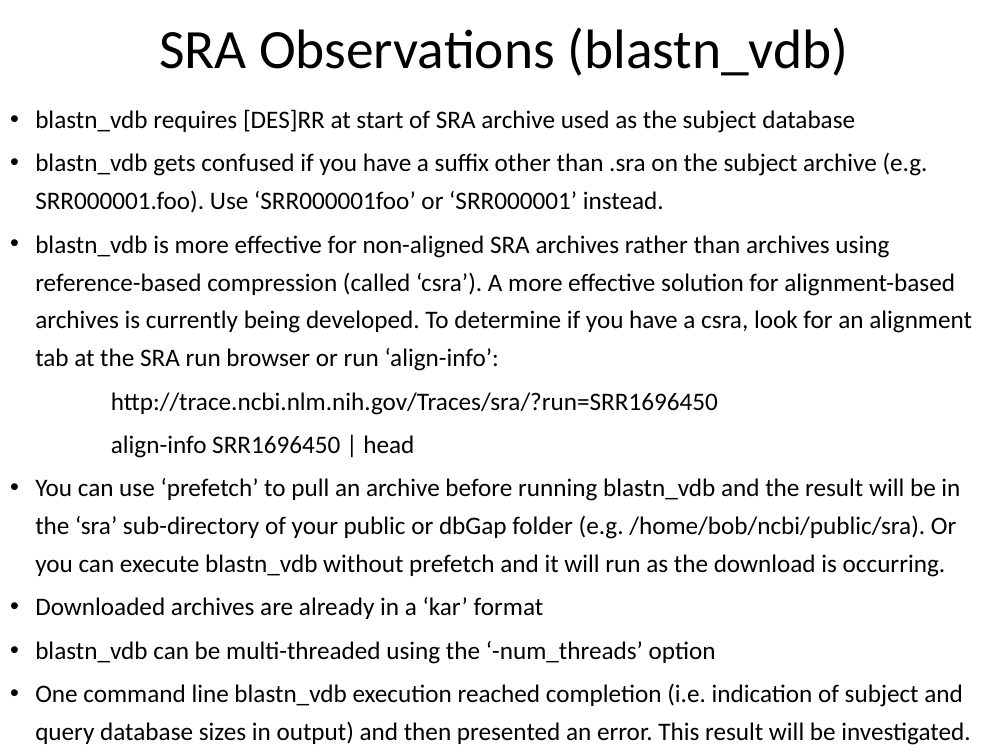
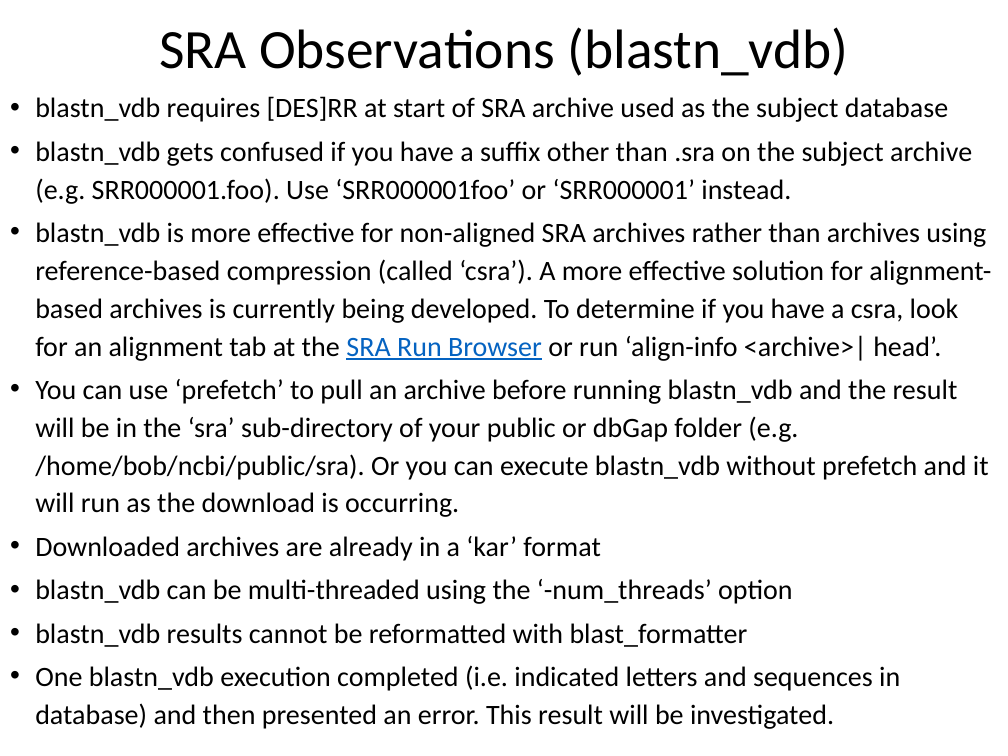
Before and after one commit to NCBI-Hackathons/hackathon_v001_metagenomics, a slide deck: slide 14 of metagenomics_pipe.pptx. Drawn at 1008x756 pixels with LibreOffice and Linux fonts; fonts in the diff are those of the drawing. Boxes give left, top, right and bottom in pixels: in the first picture for what was removed or moved away, otherwise in the second. Text is boxed around its words. In the diff, an @@ line names an element or a change of style, - is before the commit and + after.

```diff
--- a/metagenomics_pipe.pptx
+++ b/metagenomics_pipe.pptx
@@ text "blastn_vdb requires [DES]RR at start ...": place and size @@
-text "blastn_vdb requires [DES]RR at start ..." at bbox=[35, 109, 972, 745]
+text "blastn_vdb requires [DES]RR at start ..." at bbox=[35, 96, 991, 729]
@@ text at bbox=[35, 96, 989, 604]: size 18 to 20 pt in "blastn_vdb requires [DES]RR at start of SRA ...", "blastn_vdb gets confused if you have a ...", "You can use ‘prefetch’ to pull an ...", "Downloaded archives are already in a ‘kar’ ..." and 1 more places @@
@@ text at bbox=[35, 222, 991, 361]: text changed; size 18 to 20 pt @@
-• blastn_vdb is more effective for non-aligned SRA archives rather than archives using reference-based compression (called ‘csra’). A more effective solution for alignment-based archives is currently being developed. To determine if you have a csra, look for an alignment tab at the SRA run browser or run ‘align-info’:
-http://trace.ncbi.nlm.nih.gov/Traces/sra/?run=SRR1696450
-align-info SRR1696450 | head
+• blastn_vdb is more effective for non-aligned SRA archives rather than archives using reference-based compression (called ‘csra’). A more effective solution for alignment-based archives is currently being developed. To determine if you have a csra, look for an alignment tab at the SRA Run Browser or run ‘align-info <archive>| head’.
@@ text at bbox=[35, 623, 900, 729]: text changed; size 18 to 20 pt @@
-• One command line blastn_vdb execution reached completion (i.e. indication of subject and query database sizes in output) and then presented an error. This result will be investigated.
+• blastn_vdb results cannot be reformatted with blast_formatter
+• One blastn_vdb execution completed (i.e. indicated letters and sequences in database) and then presented an error. This result will be investigated.
```
Also in this commit, not shown: 4 other files.
